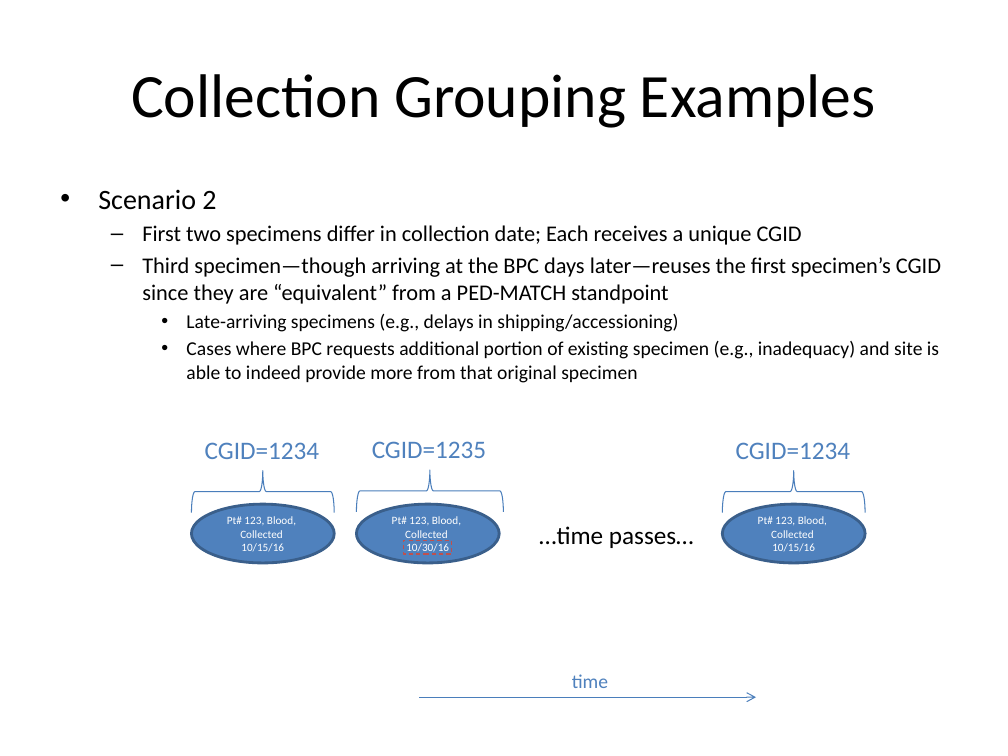
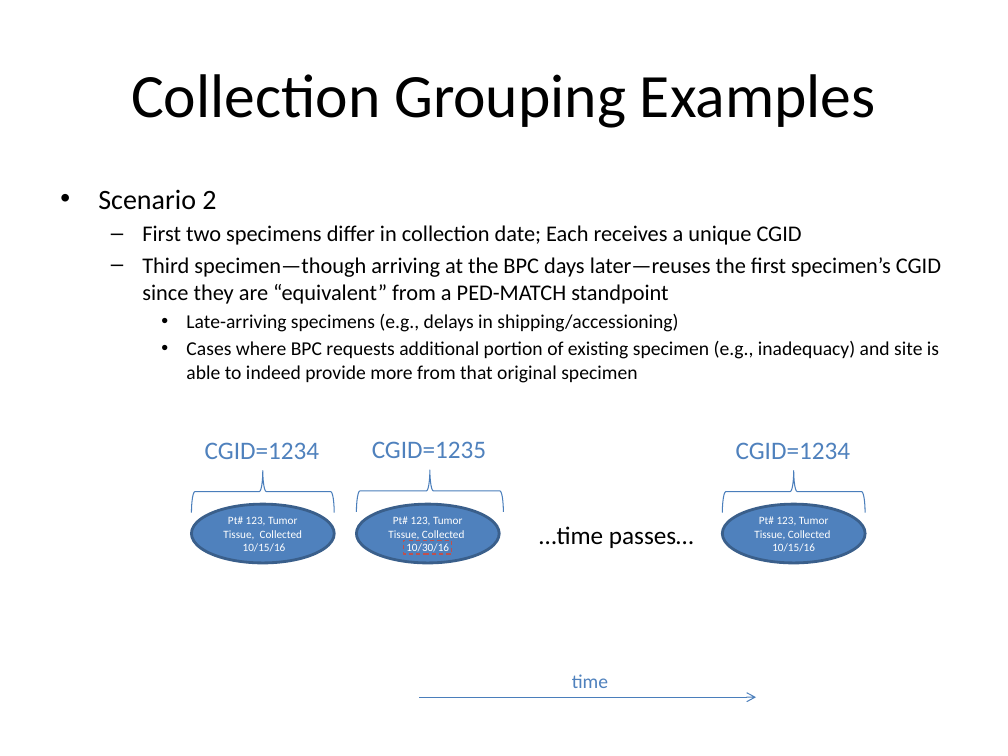
Before and after one commit to NCH-BPC-Informatics/pedmatch-arch-docs, a slide deck: slide 4 of NCH-PEDMATCH - Integration Walkthrough.pptx. Drawn at 1008x756 pixels with LibreOffice and Linux fonts; fonts in the diff are those of the drawing. Boxes give left, top, right and bottom in pixels: in the first picture for what was removed or moved away, otherwise in the second. Text is boxed around its words. In the diff, an @@ line names an element or a change of style, - is before the commit and + after.

Commit message:
Changes per Teresa
Switched scenario 2 to use tumor tissue for a more likely/explicable scenario; Added 'to be continued' slide to indicate that the document will be refined to include details re: specimen failure and CGID grouping attributes

```diff
--- a/NCH-PEDMATCH - Integration Walkthrough.pptx
+++ b/NCH-PEDMATCH - Integration Walkthrough.pptx
@@ text in ellipse at [223, 516, 302, 552]: text changed @@
-Pt# 123, Blood,
-Collected 10/15/16
+Pt# 123, Tumor Tissue, Collected 10/15/16
@@ text in ellipse at [388, 516, 464, 555]: text changed @@
-Pt# 123, Blood,
-Collected 10/30/16
+Pt# 123, Tumor Tissue, Collected 10/30/16
@@ text in ellipse at [754, 516, 830, 552]: text changed @@
-Pt# 123, Blood,
-Collected 10/15/16
+Pt# 123, Tumor Tissue, Collected 10/15/16
```
Also in this commit, not shown: 1 other slide changed, 1 slide added, 1 other file.
